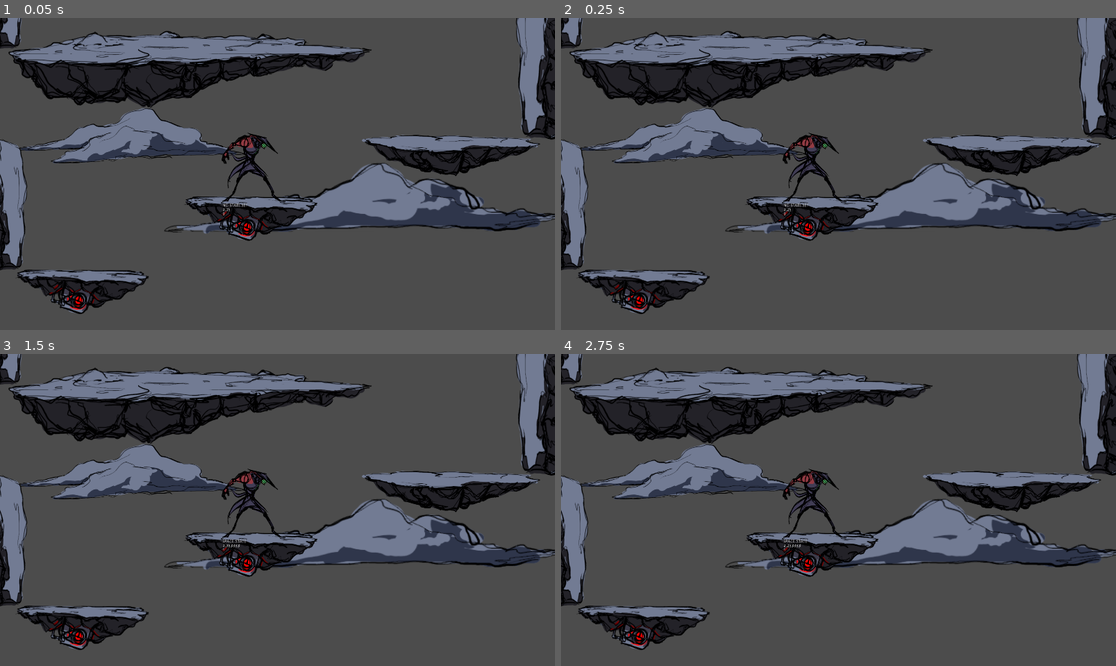
Above: before the commit, frames 1-4 (two rows, left to right).
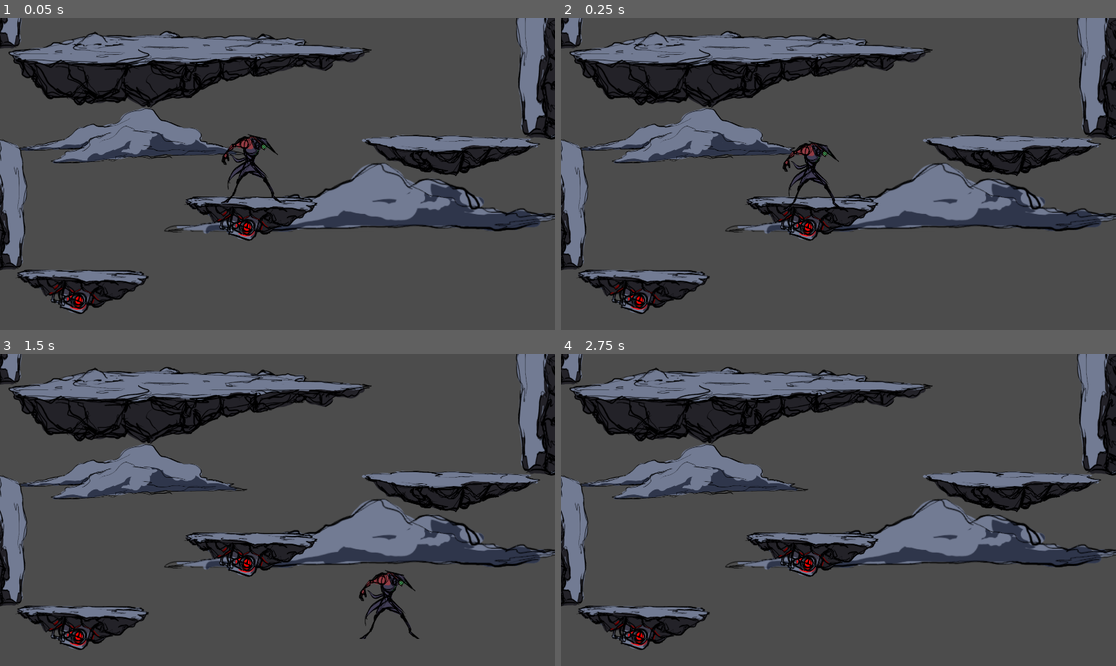
Above: after the commit, the same moments.

Repository: agcodes-git/Godot_Game_V1
Game: Godot game, scene res://scenes/InitialScene.tscn
Two runs of this game, one before a commit and one after it. Both use one fixed random seed, a clock stepped at 60 frames per second and the inputs below.
Inputs:
- Up to frame 1 (0.05 s): no input
- Up to frame 2 (0.25 s): no input
- Up to frame 3 (1.5 s): tap Enter (ui_accept) at 0.5, 0.6, 0.77, 1.07, 1.35 s; hold Right (ui_right) from 0.53 s (still down)
- Up to frame 4 (2.75 s): tap Enter (ui_accept) at 1.52, 1.82, 2, 2.1 s; release Right (ui_right) at 2.03 s; hold Left (ui_left) from 2.03 s (still down)

The runs differ from the first frame. In frame 1, 0.5% of the frame differs, in the area x 39-51%, y 36-64%; in frame 2, 1.0%; in frame 3, 1.3%, in the area x 39-76%, y 36-92%; in frame 4, 0.7%.

Commit message:
Added simple platform mechanics (walk, jump, 1-way collision platforms) (#10)
* Added some simple platformer mechanics (walk, jump).

* Integrated state changes with the platforming code.

* Fixed bug where sliding off the platform would let you double jump.

* Changed move_and_slide(self.motion,UP) to self.motion = move_and_slide(self.motion,UP).

* Cut down the amount of code.

* Made platforms collide only from the top.

Diff:
--- a/godot/scenes/InitialScene.tscn
+++ b/godot/scenes/InitialScene.tscn
@@ -9,7 +9,7 @@
 [ext_resource path="res://scenes/tiles/cloud_1.tscn" type="PackedScene" id=7]
 [ext_resource path="res://scenes/player/player.tscn" type="PackedScene" id=8]
 
-[node name="InitialScene" type="Node" index="0"]
+[node name="InitialScene" type="Node"]
 
 [node name="wall_left2" parent="." index="0" instance=ExtResource( 1 )]
 
--- /dev/null
+++ b/godot/scenes/player/Motion.gd
@@ -0,0 +1,23 @@
+extends Node
+
+var motion = Vector2(0,0)
+const UP = Vector2(0,-1)
+var player = null
+
+func _physics_process(delta):
+	if self.player == null: self.player = get_parent()
+
+	apply_gravity(delta)
+	update_input()
+	self.motion = self.player.move_and_slide( self.motion, UP )
+
+func apply_gravity(delta):
+	self.motion.y += 2500 * delta
+
+func update_input():
+	if Input.is_action_pressed("ui_up") and self.player.is_on_floor():
+		motion.y = -1500
+
+	if Input.is_action_pressed("ui_right"): motion.x = 500
+	elif Input.is_action_pressed("ui_left"): motion.x = -500
+	else: motion.x = 0
--- a/godot/scenes/player/StateManager.gd
+++ /dev/null
@@ -1,42 +0,0 @@
-extends Node
-
-var state = "NO STATE SET"	# The current state of the machine.
-var time_in_state = 0	# Time elapsed whilst in the current state.
-var priority = 0		# The priority of the current state.
-
-var stateDebugger = null
-var animationPlayer = null
-
-func ready():
-	self.stateDebugger = get_node("../StateDebugger")
-	self.animationPlayer = get_node("../AnimationPlayer")
-
-func request_state_change( new_state, new_priority, override_priority ):
-
-	if new_state != self.state and override_priority > self.priority:
-
-		self.time_in_state = 0
-		self.state = new_state
-		self.priority = new_priority
-
-		if animationPlayer != null:
-			if animationPlayer.has_animation(state):
-				animationPlayer.play(state)
-			else:
-				print("Player switched state, but there is no " \
-						+ "animation corresponding to the new state.")
-		else:
-			print("Failed to find AnimationPlayer: Retrying.")
-			animationPlayer = get_node("../AnimationPlayer")
-		return true # Successfully switched states.
-
-	return false # Failed to switch to the requested state.
-
-
-func _process(delta):
-	time_in_state += delta
-	if self.stateDebugger != null:
-		self.stateDebugger.text = self.state+"\n" \
-			+ str(self.time_in_state)+"\n"+str(self.priority)
-	else:
-		self.stateDebugger = get_node("../StateDebugger")
--- a/godot/scenes/player/player.tscn
+++ b/godot/scenes/player/player.tscn
@@ -1,8 +1,7 @@
-[gd_scene load_steps=5 format=2]
+[gd_scene load_steps=4 format=2]
 
 [ext_resource path="res://assets/images/player.png" type="Texture" id=1]
-[ext_resource path="res://scenes/player/StateManager.gd" type="Script" id=2]
-[ext_resource path="res://scenes/player/ExampleInput.gd" type="Script" id=3]
+[ext_resource path="res://scenes/player/Motion.gd" type="Script" id=2]
 
 [sub_resource type="CapsuleShape2D" id=1]
 
@@ -17,6 +16,7 @@
 collision_layer = 1
 collision_mask = 1
 collision/safe_margin = 0.08
+_sections_unfolded = [ "Collision", "Material", "Pause", "Pickable", "Transform", "Visibility", "Z Index", "collision" ]
 
 [node name="player" type="Sprite" parent="." index="0"]
 
@@ -27,6 +27,7 @@
 
 position = Vector2( 5.36443, 6.82745 )
 shape = SubResource( 1 )
+_sections_unfolded = [ "Material", "Transform", "Visibility", "Z Index" ]
 
 [node name="StateDebugger" type="RichTextLabel" parent="." index="2"]
 
@@ -65,10 +66,6 @@
 playback_speed = 1.0
 blend_times = [  ]
 
-[node name="StateManager" type="Node" parent="." index="4"]
+[node name="Motion" type="Node" parent="." index="4"]
 
 script = ExtResource( 2 )
-
-[node name="ExampleInput" type="Node" parent="." index="5"]
-
-script = ExtResource( 3 )
--- a/godot/scenes/tiles/cloud_1.tscn
+++ b/godot/scenes/tiles/cloud_1.tscn
@@ -2,7 +2,7 @@
 
 [ext_resource path="res://assets/images/cloud_1.png" type="Texture" id=1]
 
-[node name="cloud_1" type="Sprite" index="0"]
+[node name="cloud_1" type="Sprite"]
 
 position = Vector2( 423.598, 131.595 )
 texture = ExtResource( 1 )
--- a/godot/scenes/tiles/cloud_2.tscn
+++ b/godot/scenes/tiles/cloud_2.tscn
@@ -2,7 +2,7 @@
 
 [ext_resource path="res://assets/images/cloud_2.png" type="Texture" id=1]
 
-[node name="cloud_2" type="Sprite" index="0"]
+[node name="cloud_2" type="Sprite"]
 
 position = Vector2( 324.323, 78.3475 )
 texture = ExtResource( 1 )
--- a/godot/scenes/tiles/long_platform.tscn
+++ b/godot/scenes/tiles/long_platform.tscn
@@ -7,7 +7,7 @@
 custom_solver_bias = 0.0
 extents = Vector2( 547.609, 10 )
 
-[node name="long_platform" type="Sprite" index="0"]
+[node name="long_platform" type="Sprite"]
 
 position = Vector2( 560.085, 122.57 )
 texture = ExtResource( 1 )
@@ -21,8 +21,11 @@
 constant_angular_velocity = 0.0
 friction = 1.0
 bounce = 0.0
+_sections_unfolded = [ "Collision" ]
 
 [node name="CollisionShape2D" type="CollisionShape2D" parent="StaticBody2D" index="0"]
 
 position = Vector2( 0, -30 )
 shape = SubResource( 1 )
+one_way_collision = true
+_sections_unfolded = [ "Material", "Transform", "Visibility", "Z Index" ]
--- a/godot/scenes/tiles/moving_platfom.tscn
+++ b/godot/scenes/tiles/moving_platfom.tscn
@@ -7,7 +7,7 @@
 custom_solver_bias = 0.0
 extents = Vector2( 223.866, 10 )
 
-[node name="moving_platfom" type="Sprite" index="0"]
+[node name="moving_platfom" type="Sprite"]
 
 position = Vector2( 272.141, 124.529 )
 texture = ExtResource( 1 )
@@ -26,3 +26,4 @@
 
 position = Vector2( 0, -39 )
 shape = SubResource( 1 )
+one_way_collision = true
--- a/godot/scenes/tiles/short_platform.tscn
+++ b/godot/scenes/tiles/short_platform.tscn
@@ -26,3 +26,4 @@
 
 position = Vector2( 0, -26 )
 shape = SubResource( 1 )
+one_way_collision = true
